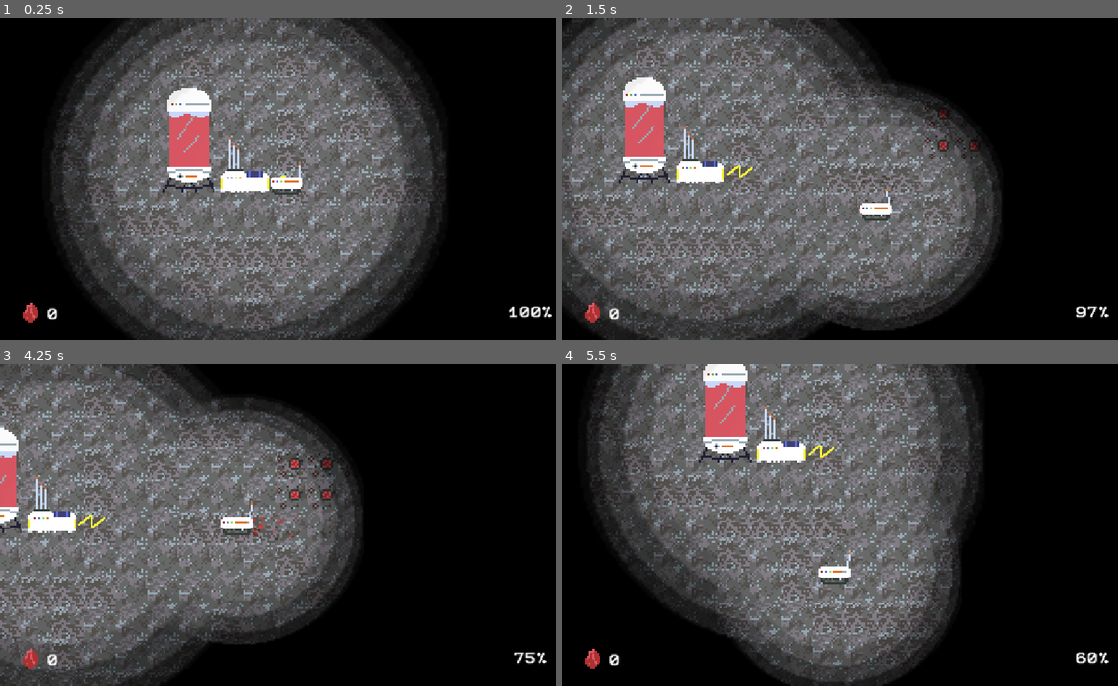
Above: before the commit, frames 1-4 (two rows, left to right).
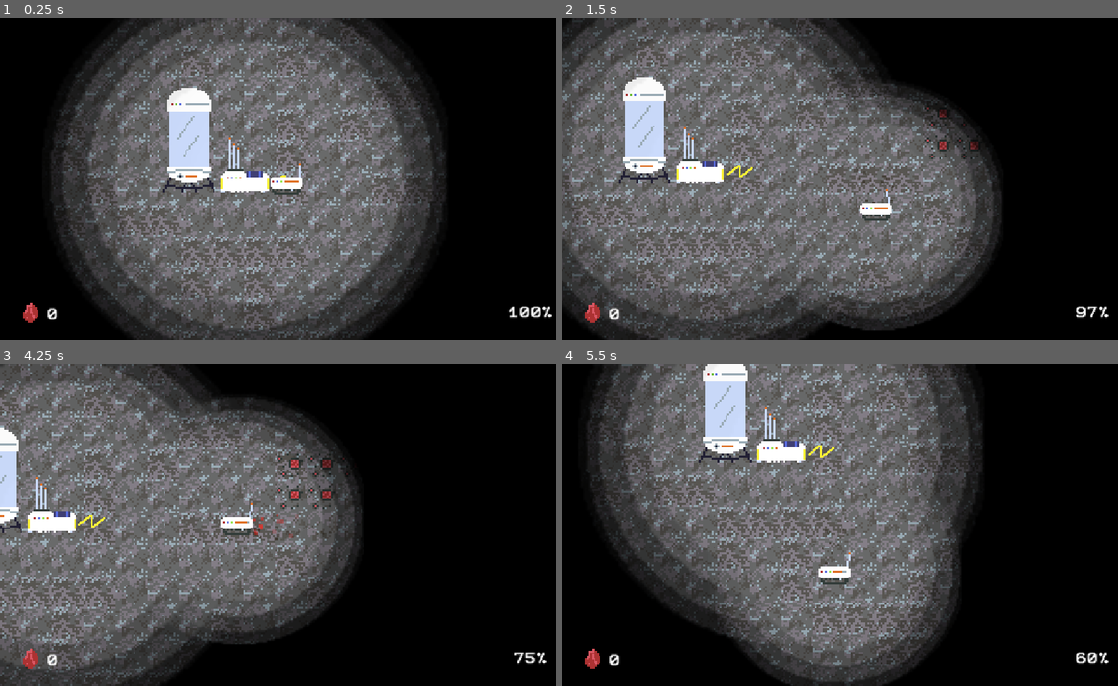
Above: after the commit, the same moments.

Repository: DanielDe8/Moonrunner
Game: Godot game, scene res://Scenes/Main.tscn
Two runs of this game, one before a commit and one after it. Both use one fixed random seed, a clock stepped at 60 frames per second and the inputs below.
Inputs (mouse positions are in pixels of both pictures, inside the frame that each line leads up to):
- Up to frame 1 (0.25 s): no input
- Up to frame 2 (1.5 s): tap Enter at 0.5 s; move the mouse to (973, 162) at 0.52 s; hold Right (right) 0.53-1.28 s; hold M (mine) 0.53-1.28 s; click (973, 162) at 0.67 s; move the mouse to (734, 195) at 1.27 s; hold Down (down) from 1.28 s (still down); tap M (mine) at 1.35 s
- Up to frame 3 (4.25 s): move the mouse to (344, 454) at 2.02 s; release Down (down) at 2.03 s; hold Right (right) 2.03-2.78 s; hold R (warp) 2.03-2.78 s; tap M (mine) at 2.3, 2.85 s; move the mouse to (255, 589) at 2.77 s; hold Up (up) 2.78-3.53 s; click (255, 589) at 2.92 s; move the mouse to (455, 573) at 3.52 s; hold Left (left) from 3.53 s (still down); hold M (mine) from 3.53 s (still down)
- Up to frame 4 (5.5 s): move the mouse to (678, 476) at 4.27 s; release M (mine) at 4.28 s; tap R (warp) at 4.35 s; tap M (mine) at 4.55 s; move the mouse to (878, 525) at 5.02 s; release Left (left) at 5.03 s; hold Down (down) from 5.03 s (still down); hold M (mine) from 5.03 s (still down); click (878, 525) at 5.17 s

The runs differ from the first frame. In frame 1, 1.1% of the frame differs, in the area x 30-38%, y 29-47%; in frame 2, 1.1%; in frame 3, 0.5%; in frame 4, 1.1%, in the area x 25-33%, y 6-23%.

Commit message:
add silo update from player red ores mined

Diff:
--- a/Scripts/player.gd
+++ b/Scripts/player.gd
@@ -114,6 +114,8 @@
 		$MiningAnimation.hide()
 		$MiningAnimation.pause()
 
+	$"../Silo".update_ore_visual(red_ore_count)
+
 ## Updates battery charge/drain, HUD label, and respawns at camp if depleted.
 func check_battery(delta: float) -> void:
 	# Recharge inside the camp's ChargingArea; otherwise drain based on idle, moving, and mining.
--- a/silo_manager.gd
+++ b/silo_manager.gd
@@ -1,22 +1,18 @@
 extends Node2D
 
+@export var max_ores = 40
+
 @onready var ore_sprite: AnimatedSprite2D = $AnimatedSprite2D
-
-# Your ore tracking variable
-var ores_mined: int = 60
-##	set(value):
-##		ores_mined = value
-##		_update_ore_visual()
 
 func _ready() -> void:
 	# Stop the animation from automatically playing/looping
 	ore_sprite.stop()
-	_update_ore_visual()
+	update_ore_visual(0.0)
 
-func _update_ore_visual() -> void:
+func update_ore_visual(ores: int) -> void:
 	# Clamp the frame index so it doesn't exceed your available animation frames
 	# Assuming you have frames 0 through 4 (5 total states)
-	var target_frame = clamp(ores_mined, 0, ore_sprite.sprite_frames.get_frame_count("default") - 1)
+	var target_frame: int = (float(ores) / float(max_ores)) * (ore_sprite.sprite_frames.get_frame_count("default") - 1)
 
 	# Set the specific frame directly
 	ore_sprite.frame = target_frame
